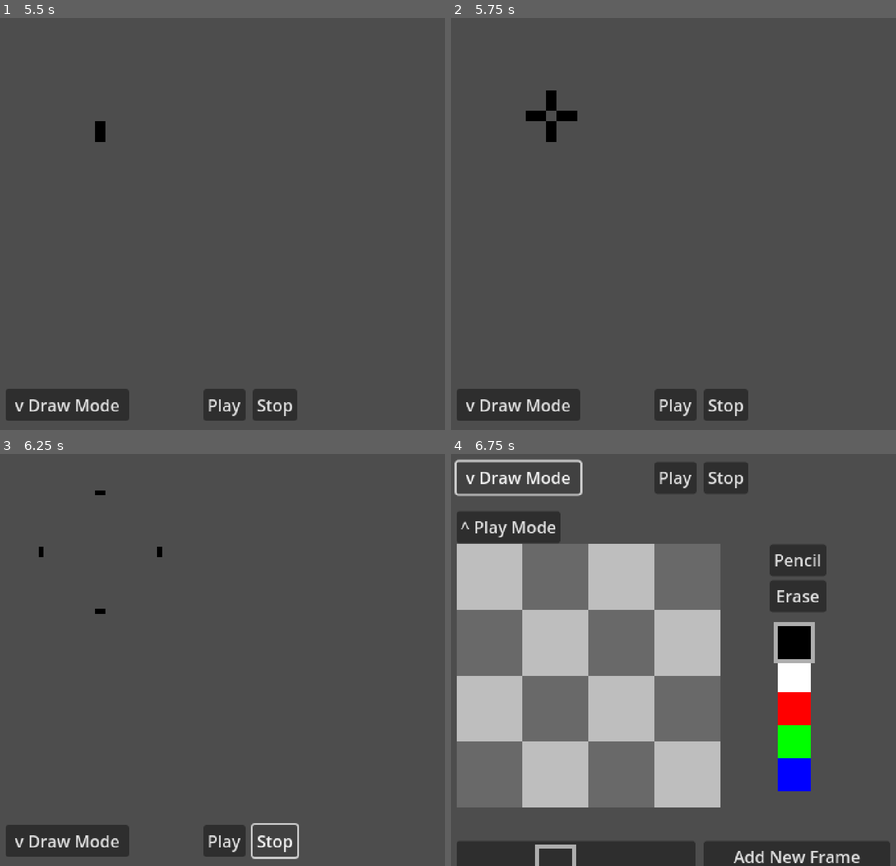
Above: before the commit, frames 1-4 (two rows, left to right).
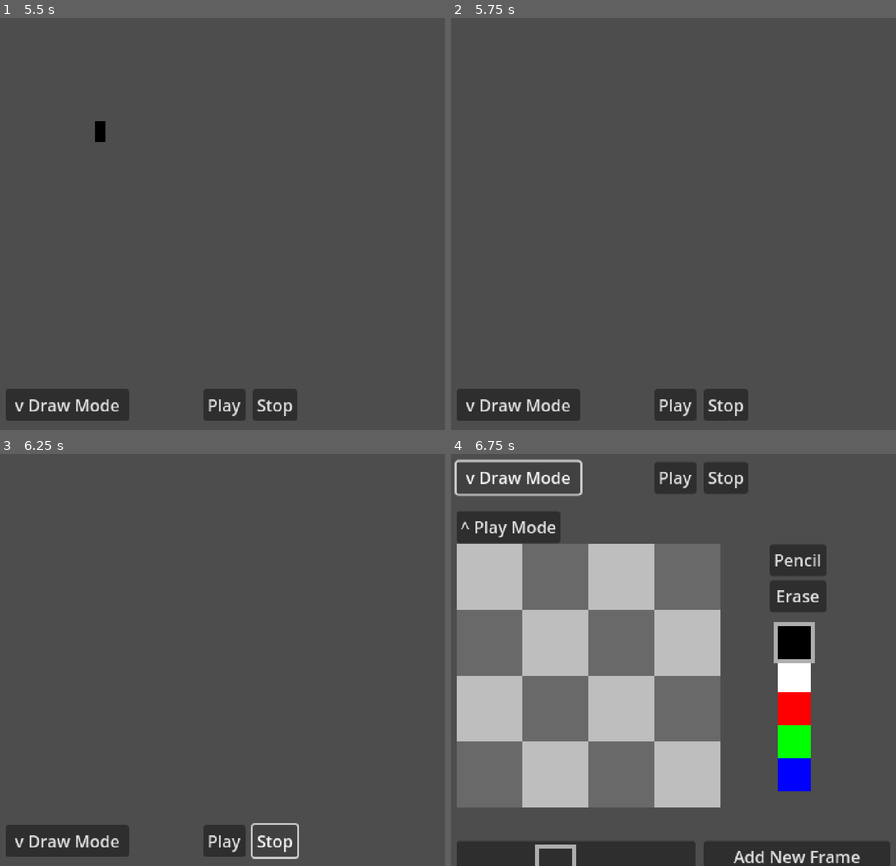
Above: after the commit, the same moments.

Repository: kennethbchen/Fireworkshop-Game
Game: Godot game, scene res://scenes/main.tscn
Two runs of this game, one before a commit and one after it. Both use one fixed random seed, a clock stepped at 60 frames per second and the inputs below.
Inputs:
- Up to frame 1 (5.5 s): click "Add New Frame" at 0.5 s; click "Add New Frame" at 1.25 s; click "^ Play Mode" at 2 s; click "Play" at 2.75 s; click "Play" at 3.5 s; click "v Draw Mode" at 4.25 s; click "^ Play Mode" at 5 s
- Up to frame 2 (5.75 s): no input
- Up to frame 3 (6.25 s): click "Stop" at 5.75 s
- Up to frame 4 (6.75 s): click "v Draw Mode" at 6.5 s

Frame 1 is identical in both runs. In frame 2, 0.5% of the frame differs, in the area x 16-29%, y 17-31%; in frame 3, 0.1%; in frame 4, nothing differs.

Commit message:
Made play mode use player drawings

Diff:
--- a/scripts/firework_controller.gd
+++ b/scripts/firework_controller.gd
@@ -36,5 +36,7 @@
 func enable():
 	enabled = true
 
+	explosion_animations = %PlayerData.flipbooks
+
 func disable():
 	enabled = false
--- a/scripts/player_data.gd
+++ b/scripts/player_data.gd
@@ -59,7 +59,10 @@
 
 	var new_flipbook: SpriteFrames = SpriteFrames.new()
 	new_flipbook.add_frame("default", create_new_frame())
+	new_flipbook.set_animation_speed("default", 10)
+	new_flipbook.set_animation_loop("default", false)
 	flipbooks.append(new_flipbook)
+
 
 func delete_frame(frame_index: int = current_frame_index):
 
